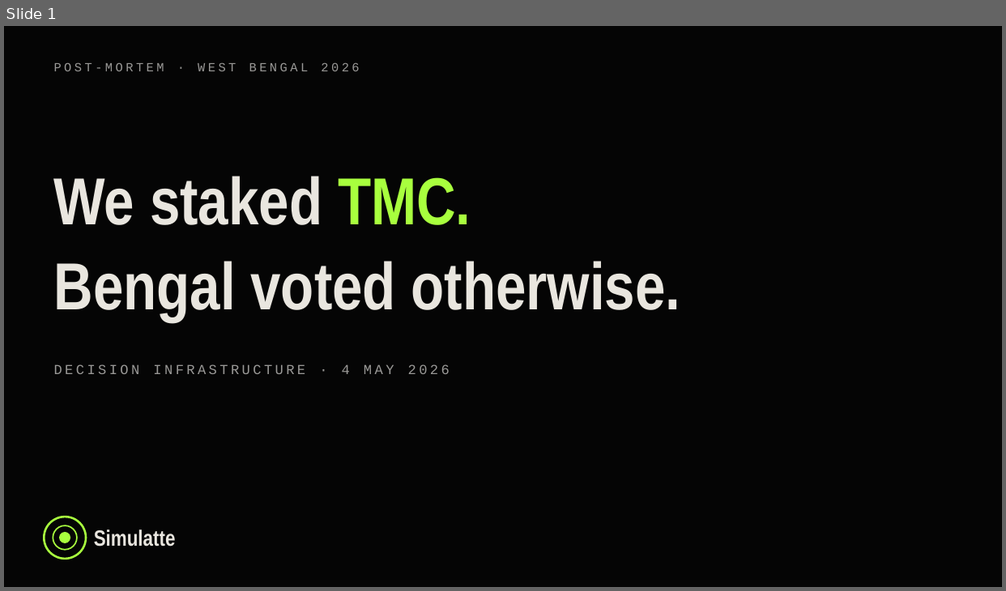
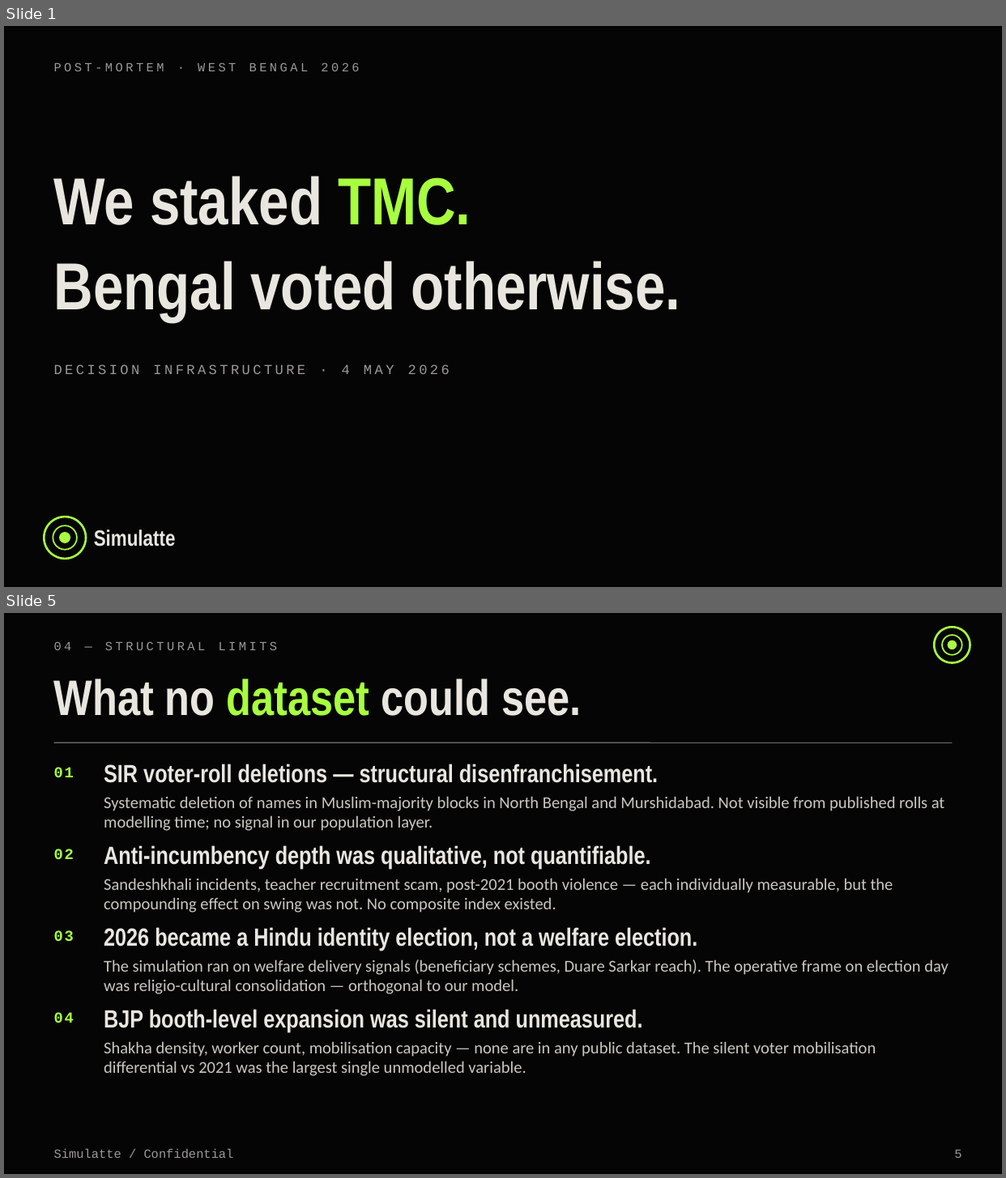
Before and after one commit to Iqbalahmed7/simulatte-popscale, a slide deck: engineering/wb_2026_postmortem_deck.pptx. Shown one above the other, each under a label of ours: slide 1 before the commit, slides 1 and 5 after it; the slides between them are not shown. The pictures are 1006x591 and 1006x1178 pixels, drawn with LibreOffice and Linux fonts; fonts in the diff are those of the drawing. Boxes give left, top, right and bottom in pixels: in the first picture for what was removed or moved away, otherwise in the second. Text is boxed around its words. In the diff, an @@ line names an element or a change of style, - is before the commit and + after.

```diff
--- a/engineering/wb_2026_postmortem_deck.pptx
+++ b/engineering/wb_2026_postmortem_deck.pptx
@@ slide 5 added at <box>4,613,1002,1174</box>, background #050505 @@
@@ ellipse added at <box>934,627,970,663</box>, fill #050505, outline #A8FF3E 1.5 pt @@
@@ ellipse added at <box>942,635,962,655</box>, fill #050505, outline #A8FF3E 1 pt @@
@@ text added at <box>54,641,278,650</box>, 9 pt, text #9A9997 @@
+04 — STRUCTURAL LIMITS
@@ ellipse added at <box>948,641,956,649</box>, fill #A8FF3E, outline #A8FF3E 1 pt @@
@@ text added at <box>54,679,581,716</box>, 36 pt, text #E9E6DF, bold @@
+What no dataset could see.
@@ line added from (54, 743) to (952, 743), #9A9997 0.5 pt @@
@@ text added at <box>54,767,74,777</box>, 11 pt, text #A8FF3E, bold @@
+01
@@ text added at <box>104,764,658,783</box>, 18 pt, text #E9E6DF, bold @@
+SIR voter-roll deletions — structural disenfranchisement.
@@ text added at <box>104,796,944,831</box>, 12 pt, text #C9C7C0 @@
+Systematic deletion of names in Muslim-majority blocks in North Bengal and Murshidabad. Not visible from published rolls at modelling time; no signal in our population layer.
@@ text added at <box>54,849,74,859</box>, 11 pt, text #A8FF3E, bold @@
+02
@@ text added at <box>104,845,651,869</box>, 18 pt, text #E9E6DF, bold @@
+Anti-incumbency depth was qualitative, not quantifiable.
@@ text added at <box>104,878,893,913</box>, 12 pt, text #C9C7C0 @@
+Sandeshkhali incidents, teacher recruitment scam, post-2021 booth violence — each individually measurable, but the compounding effect on swing was not. No composite index existed.
@@ text added at <box>104,927,697,951</box>, 18 pt, text #E9E6DF, bold @@
+2026 became a Hindu identity election, not a welfare election.
@@ text added at <box>54,931,74,942</box>, 11 pt, text #A8FF3E, bold @@
+03
@@ text added at <box>104,960,948,995</box>, 12 pt, text #C9C7C0 @@
+The simulation ran on welfare delivery signals (beneficiary schemes, Duare Sarkar reach). The operative frame on election day was religio-cultural consolidation — orthogonal to our model.
@@ text added at <box>54,1012,74,1023</box>, 11 pt, text #A8FF3E, bold @@
+04
@@ text added at <box>104,1009,643,1033</box>, 18 pt, text #E9E6DF, bold @@
+BJP booth-level expansion was silent and unmeasured.
@@ text added at <box>104,1041,876,1076</box>, 12 pt, text #C9C7C0 @@
+Shakha density, worker count, mobilisation capacity — none are in any public dataset. The silent voter mobilisation differential vs 2021 was the largest single unmodelled variable.
@@ text added at <box>54,1149,234,1158</box>, 9 pt, text #9A9997 @@
+Simulatte / Confidential
@@ text added at <box>954,1150,961,1158</box>, 9 pt, text #9A9997 @@
+5
```
Also in this commit, not shown: 2 slides changed, 2 other slides added, 12 slides removed, 2 other files.
